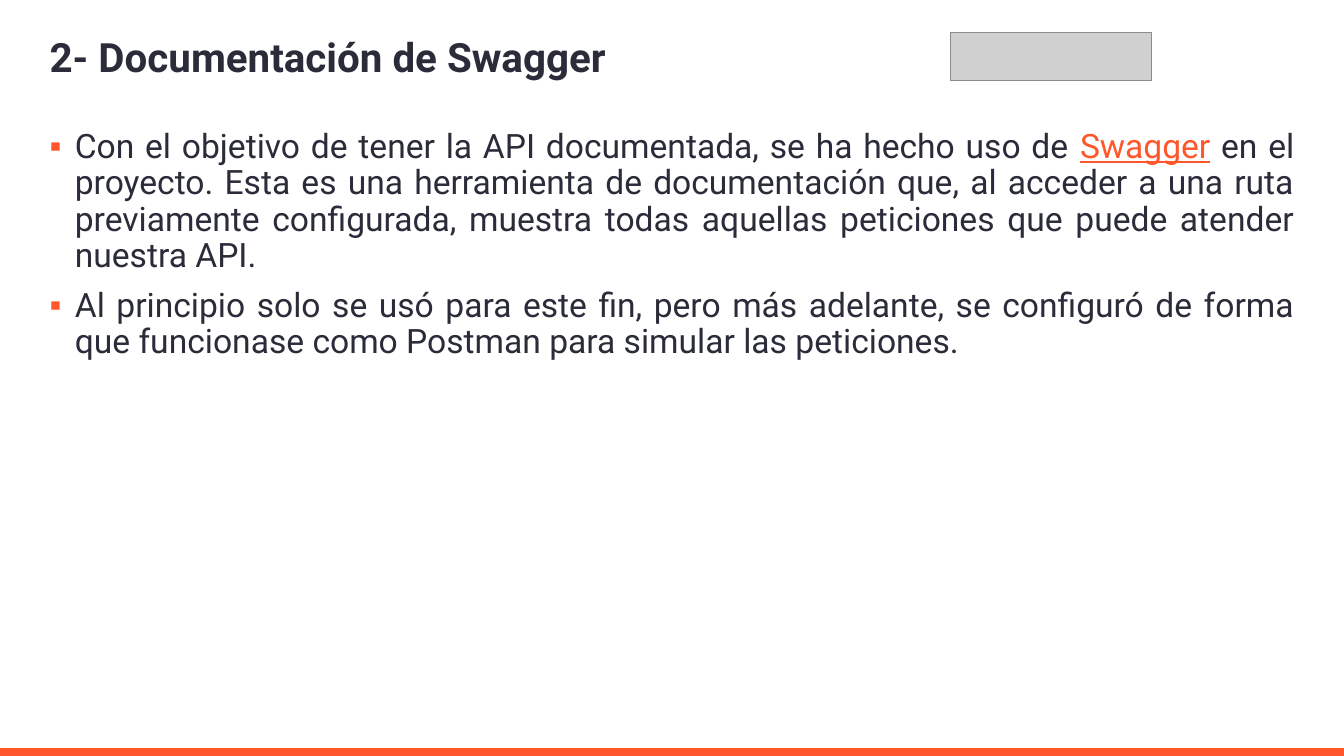
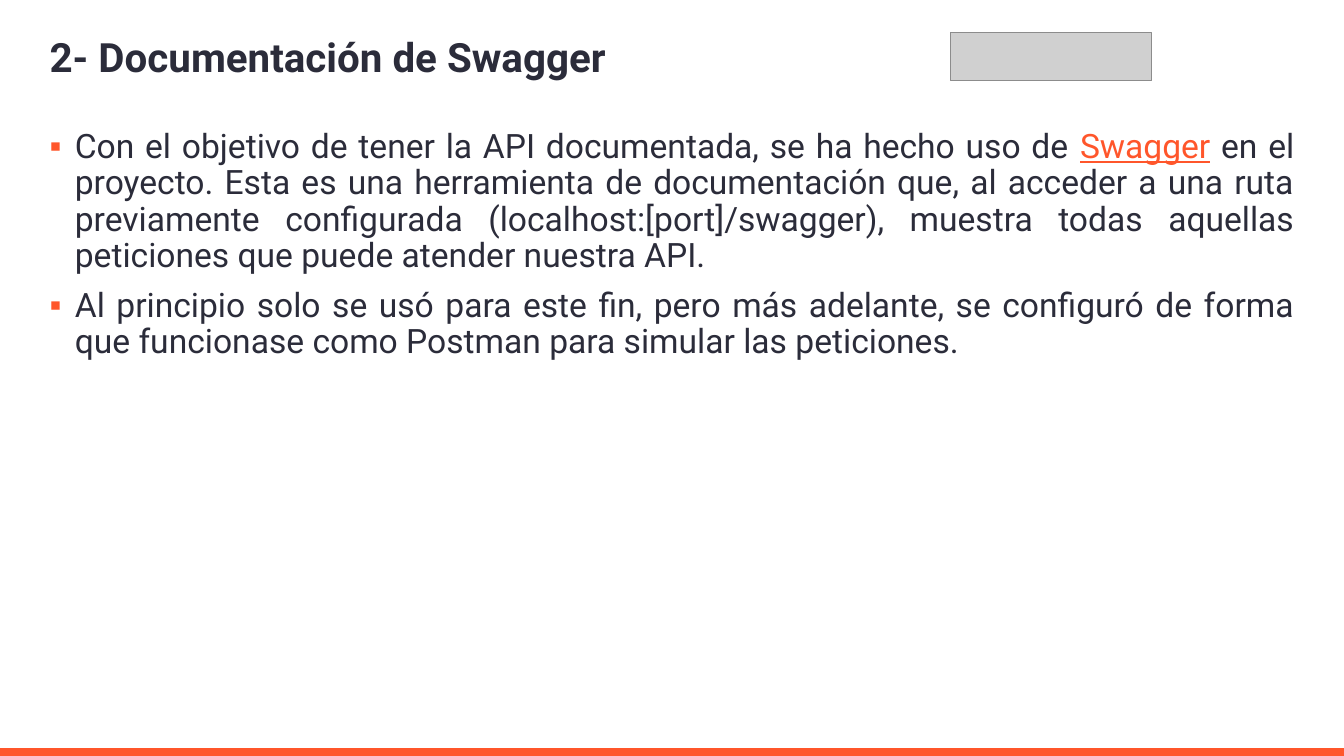
Before and after one commit to AleMedinaGarc/DotnetAPI-Practice, a slide deck: slide 5 of IniciacionDePracticasExternas.pptx. Drawn at 1344x756 pixels with LibreOffice and Linux fonts; fonts in the diff are those of the drawing; grey boxes stand for pictures; background and template pictures are left out. Boxes give left, top, right and bottom in pixels: in the first picture for what was removed or moved away, otherwise in the second. Text is boxed around its words. In the diff, an @@ line names an element or a change of style, - is before the commit and + after.

```diff
--- a/IniciacionDePracticasExternas.pptx
+++ b/IniciacionDePracticasExternas.pptx
@@ text at [75, 132, 1294, 274]: text changed @@
-▪ Con el objetivo de tener la API documentada, se ha hecho uso de Swagger en el proyecto. Esta es una herramienta de documentación que, al acceder a una ruta previamente configurada, muestra todas aquellas peticiones que puede atender nuestra API.
+▪ Con el objetivo de tener la API documentada, se ha hecho uso de Swagger en el proyecto. Esta es una herramienta de documentación que, al acceder a una ruta previamente configurada (localhost:[port]/swagger), muestra todas aquellas peticiones que puede atender nuestra API.
```
Also in this commit, not shown: 5 other slides changed, 2 slides added, 2 other files.
